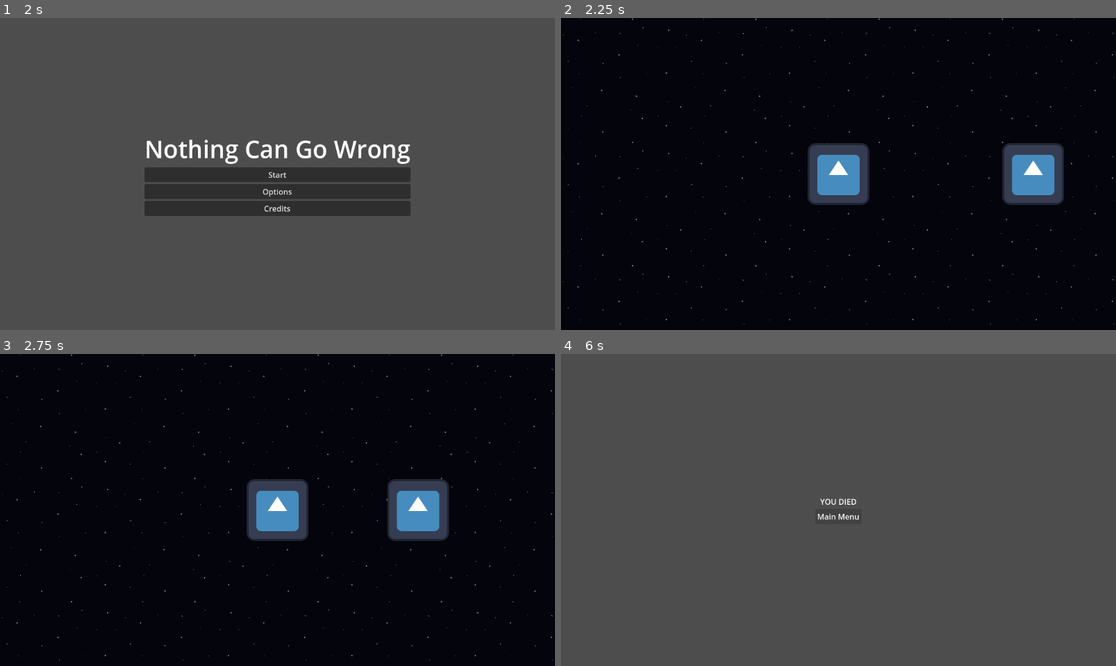
Above: before the commit, frames 1-4 (two rows, left to right).
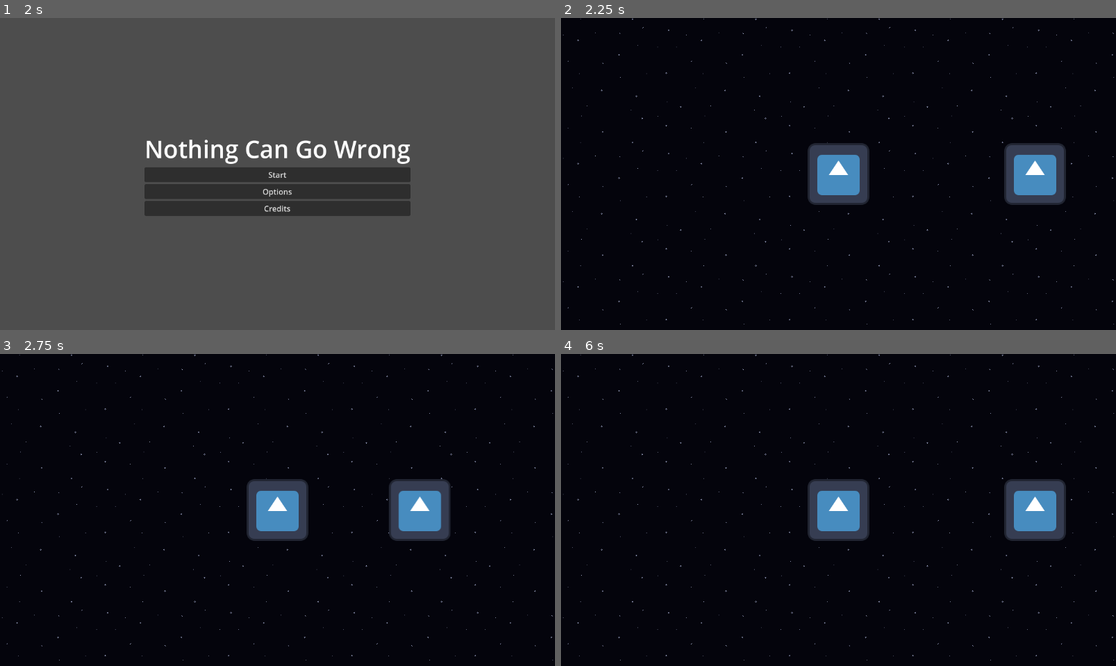
Above: after the commit, the same moments.

Repository: WinterAtne/Game-Jam
Game: Godot game, scene res://scenes/main.tscn
The game is run twice, just before and just after one commit, with the same random seed, the same clock (stepped at 60 frames per second) and the same inputs. The engine's default icon, where the game draws it, is replaced by a stand-in: a white triangle on a blue panel in a dark square.
Inputs (mouse positions are in pixels of both pictures, inside the frame that each line leads up to):
- Up to frame 1 (2 s): click "Credits" at 0.5 s; click "Main Menu" at 1.25 s
- Up to frame 2 (2.25 s): click "Start" at 2 s
- Up to frame 3 (2.75 s): no input
- Up to frame 4 (6 s): move the mouse to (960, 494) at 2.77 s; hold D (right) 2.78-3.53 s; click (960, 494) at 2.85 s; move the mouse to (727, 525) at 3.52 s; hold Down (down) 3.53-4.28 s; click (727, 525) at 3.6 s; move the mouse to (894, 441) at 4.27 s; hold D (right) 4.28-5 s; click (894, 441) at 4.35 s; click "Main Menu" at 5 s; click "Start" at 5.75 s

Frame 1 is identical in both runs. In frame 2, 0.4% of the frame differs, in the area x 79-91%, y 40-60%; in frame 3, 0.3%; in frame 4, 98%, in the area x 0-100%, y 0-100%.

Commit message:
Level now resets every time its entered

Diff:
--- a/scenes/main.gd
+++ b/scenes/main.gd
@@ -3,7 +3,8 @@
 
 static var instance : Main = null
 
-@export var level : Level
+@export var level_template : PackedScene
+var level : Level
 
 func _ready() -> void:
 	if instance == null:
@@ -30,7 +31,8 @@
 
 func load_level() -> void:
 	disable_ui()
-	if level.get_parent() == null:
+	if level == null:
+		level = level_template.instantiate()
 		add_child.call_deferred(level)
 
 func disable_ui() -> void:
@@ -39,5 +41,6 @@
 	%DeathScreen.visible = false
 
 func disable_gameplay() -> void:
-	if level.get_parent() == self:
-		remove_child.call_deferred(level)
+	if level != null:
+		level.queue_free()
+		level = null
--- a/scenes/main.tscn
+++ b/scenes/main.tscn
@@ -6,11 +6,9 @@
 [ext_resource type="PackedScene" uid="uid://b5dxatoq5gi2e" path="res://scenes/ui/credits.tscn" id="4_a46pt"]
 [ext_resource type="PackedScene" uid="uid://3mrfm35yqdr5" path="res://scenes/ui/death_screen.tscn" id="5_r7bqr"]
 
-[node name="Main" type="Node2D" node_paths=PackedStringArray("level")]
+[node name="Main" type="Node2D"]
 script = ExtResource("1_vlr70")
-level = NodePath("Level")
-
-[node name="Level" parent="." instance=ExtResource("2_gxoi6")]
+level_template = ExtResource("2_gxoi6")
 
 [node name="MainMenu" parent="." instance=ExtResource("2_2ucyk")]
 unique_name_in_owner = true
